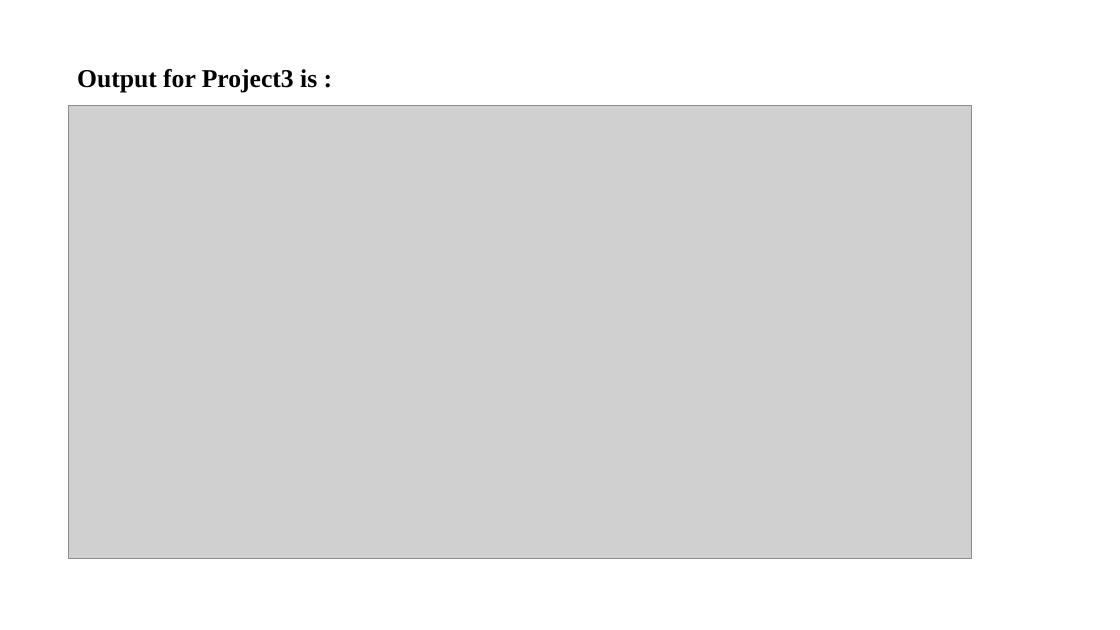
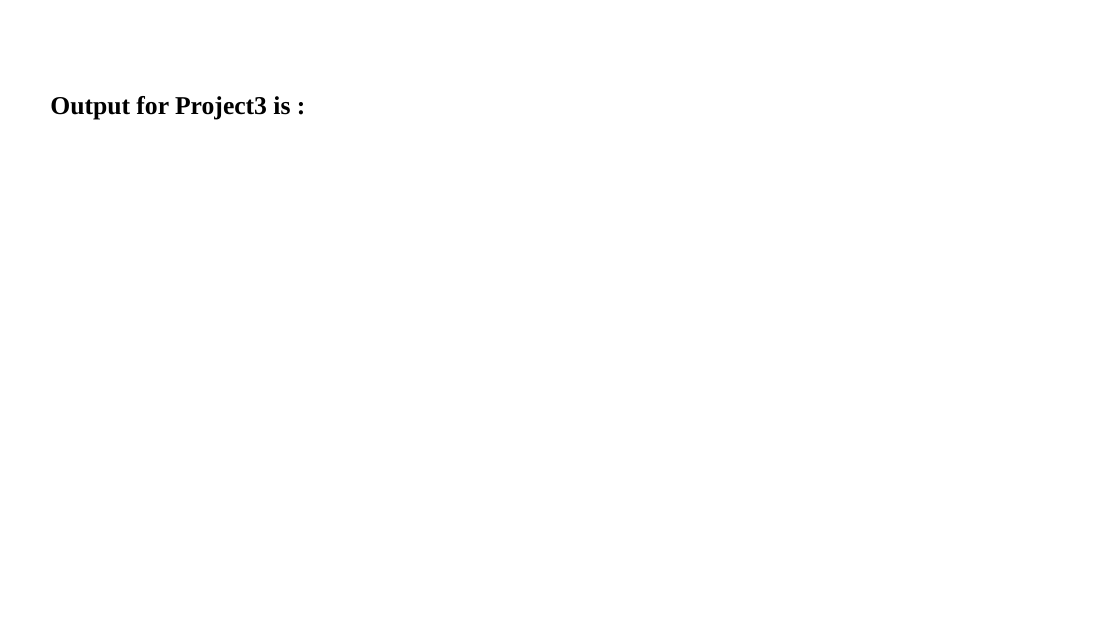
Before and after one commit to MPraneet/Java-files, a slide deck: slide 12 of Java Projects.pptx (slide 13 before the commit). Drawn at 1120x630 pixels with LibreOffice and Linux fonts; fonts in the diff are those of the drawing; grey boxes stand for pictures; background and template pictures are left out. Boxes give left, top, right and bottom in pixels: in the first picture for what was removed or moved away, otherwise in the second. Text is boxed around its words. In the diff, an @@ line names an element or a change of style, - is before the commit and + after.

Commit message:
Java_Projects
Core Java Projects

```diff
--- a/Java Projects.pptx
+++ b/Java Projects.pptx
@@ text "Output for Project3 is :": place and size @@
-text "Output for Project3 is :" at [77,69,317,93]
+text "Output for Project3 is :" at [50,96,290,120]
@@ picture removed at [69,105,972,559] @@
```
Also in this commit, not shown: 8 other slides changed, 1 slide removed, 2 other files.
